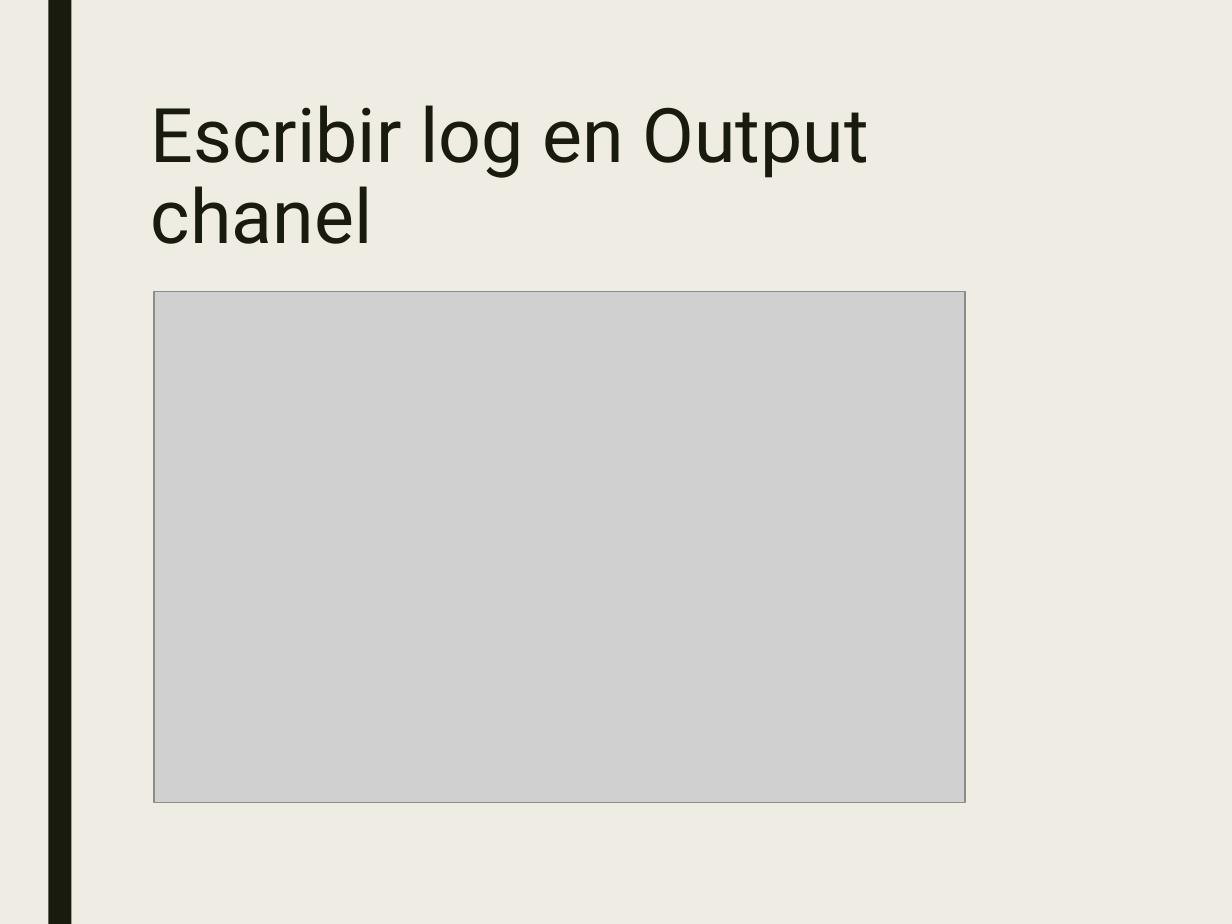
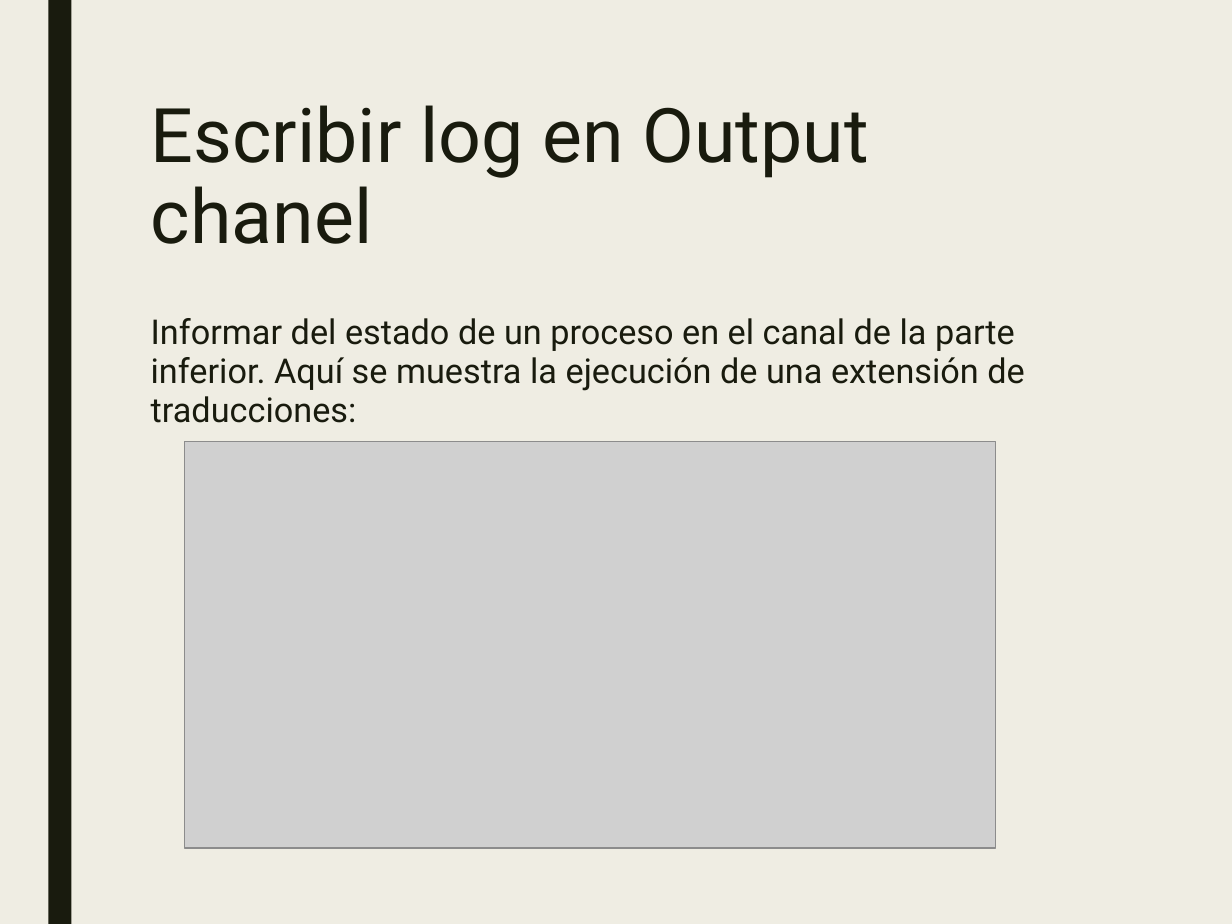
Before and after one commit to JalmarazMartn/dotnetrioja1, a slide deck: slide 11 of VSCODE Extensiones.ppt. Drawn at 1232x924 pixels with LibreOffice and Linux fonts; fonts in the diff are those of the drawing; grey boxes stand for pictures. Boxes give left, top, right and bottom in pixels: in the first picture for what was removed or moved away, otherwise in the second. Text is boxed around its words. In the diff, an @@ line names an element or a change of style, - is before the commit and + after.

```diff
--- a/VSCODE Extensiones.ppt
+++ b/VSCODE Extensiones.ppt
@@ text added at <box>151,318,1024,423</box>, 20 pt, text #191B0E @@
+Informar del estado de un proceso en el canal de la parte inferior. Aquí se muestra la ejecución de una extensión de traducciones:
@@ picture: place and size @@
-picture at <box>154,292,965,803</box>
+picture at <box>185,441,995,848</box>
```
Also in this commit, not shown: 4 other slides changed, 3 slides added, 2 slides removed.
